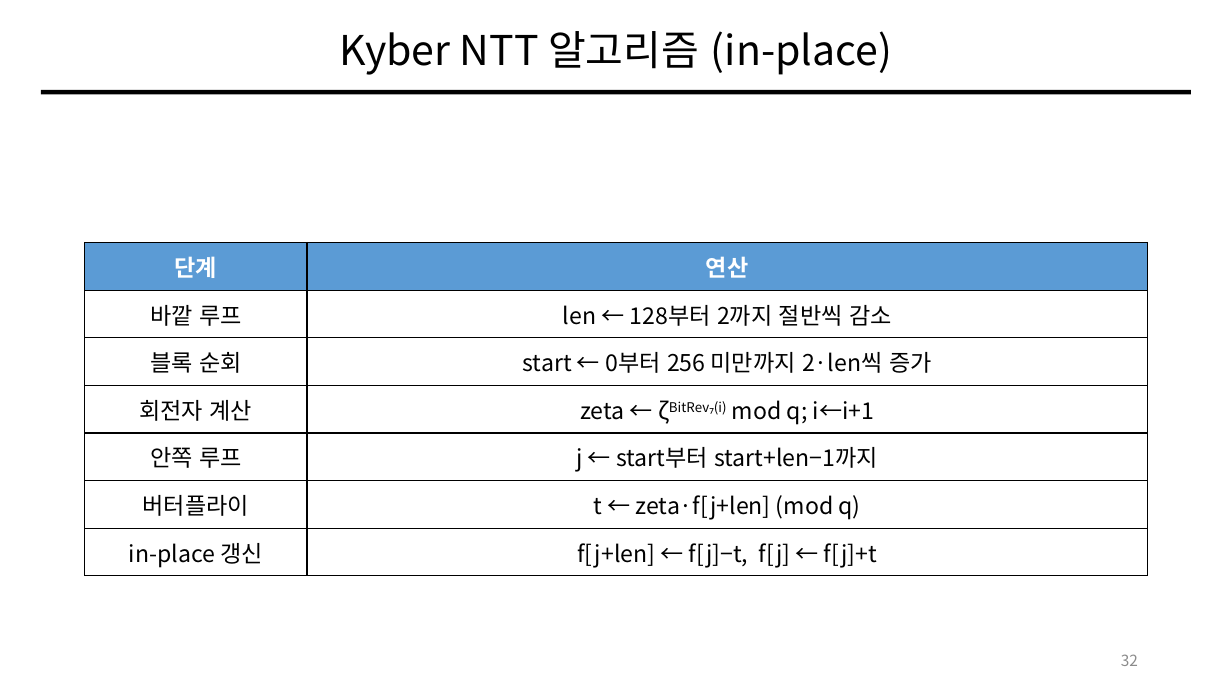
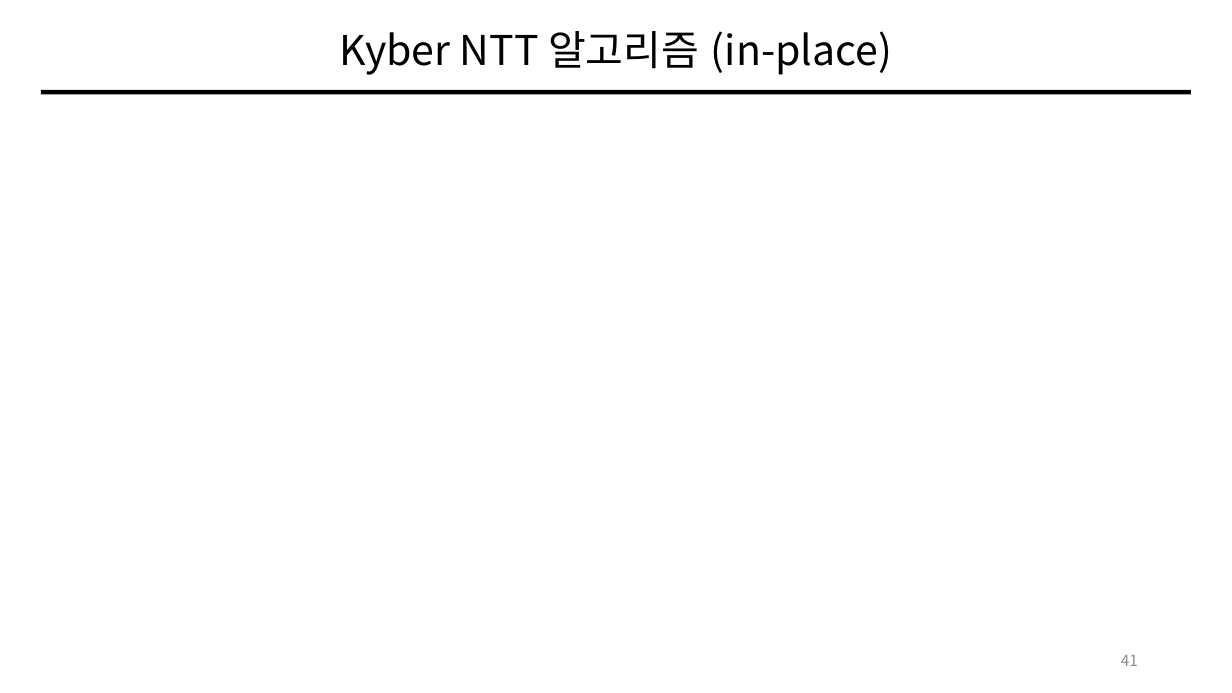
Before and after one commit to giyuubin/PQC, a slide deck: slide 41 of presentation/0828_13_Number-Theoretic-Transform.pptx (slide 32 before the commit). Drawn at 1232x693 pixels with LibreOffice and Linux fonts; fonts in the diff are those of the drawing; grey boxes stand for pictures. Boxes give left, top, right and bottom in pixels: in the first picture for what was removed or moved away, otherwise in the second. Text is boxed around its words. In the diff, an @@ line names an element or a change of style, - is before the commit and + after.

```diff
--- a/presentation/0828_13_Number-Theoretic-Transform.pptx
+++ b/presentation/0828_13_Number-Theoretic-Transform.pptx
@@ table removed at (85, 242, 1148, 576), 7 rows, 2 columns @@
-단계 | 연산
-바깥 루프 | len ← 128부터 2까지 절반씩 감소
-블록 순회 | start ← 0부터 256 미만까지 2·len씩 증가
-회전자 계산 | zeta ← ζBitRev₇(i) mod q; i←i+1
-안쪽 루프 | j ← start부터 start+len−1까지
-버터플라이 | t ← zeta·f[j+len] (mod q)
-in-place 갱신 | f[j+len] ← f[j]−t, f[j] ← f[j]+t
@@ page number at (1121, 655, 1138, 666): text changed @@
-32
+41
```
Also in this commit, not shown: 32 other slides changed, 9 slides added.
